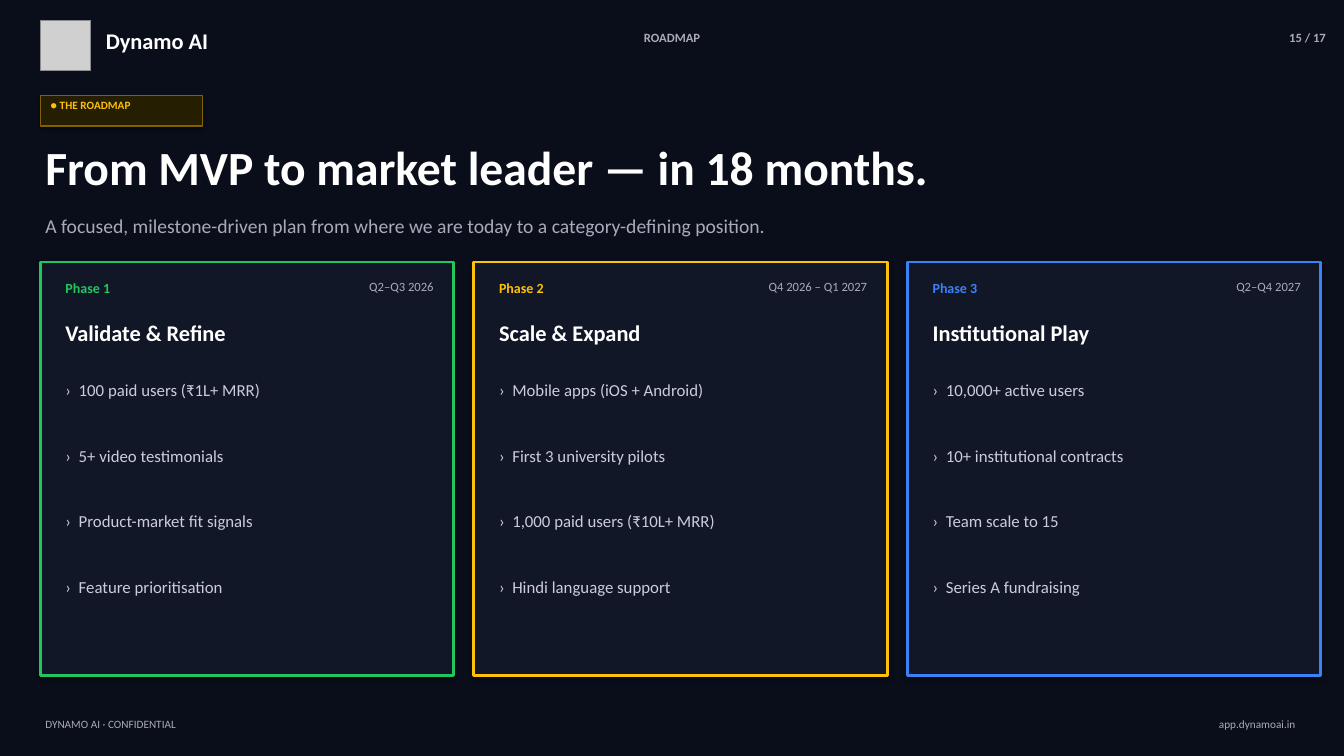
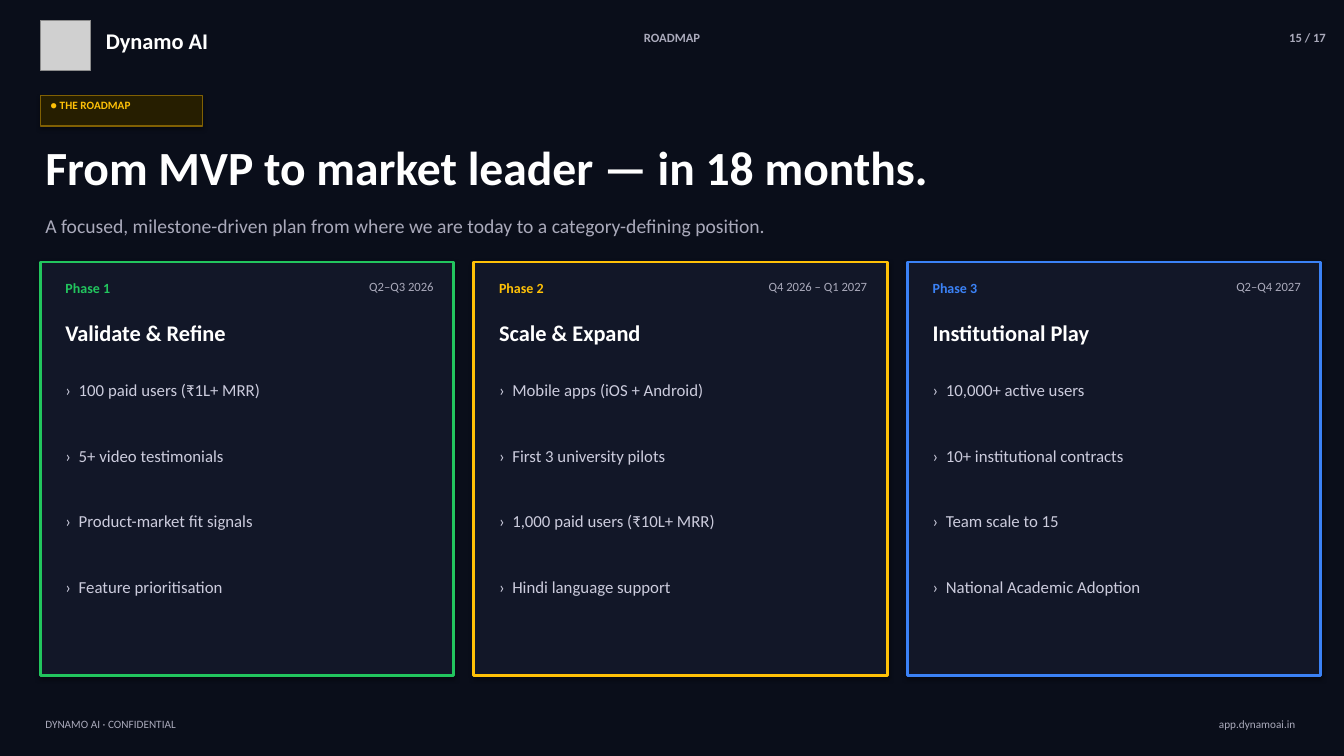
Before and after one commit to Anish0605/App_Dynamo_AI, a slide deck: slide 15 of Dynamo_AI_Pitch_Deck.pptx. Drawn at 1344x756 pixels with LibreOffice and Linux fonts; fonts in the diff are those of the drawing; grey boxes stand for pictures. Boxes give left, top, right and bottom in pixels: in the first picture for what was removed or moved away, otherwise in the second. Text is boxed around its words. In the diff, an @@ line names an element or a change of style, - is before the commit and + after.

```diff
--- a/Dynamo_AI_Pitch_Deck.pptx
+++ b/Dynamo_AI_Pitch_Deck.pptx
@@ text at (x1=946, y1=581, x2=1140, y2=596): text changed @@
-› Series A fundraising
+› National Academic Adoption
```
Also in this commit, not shown: 8 other slides changed, 1 slide added, 1 slide removed, 2 other files.
